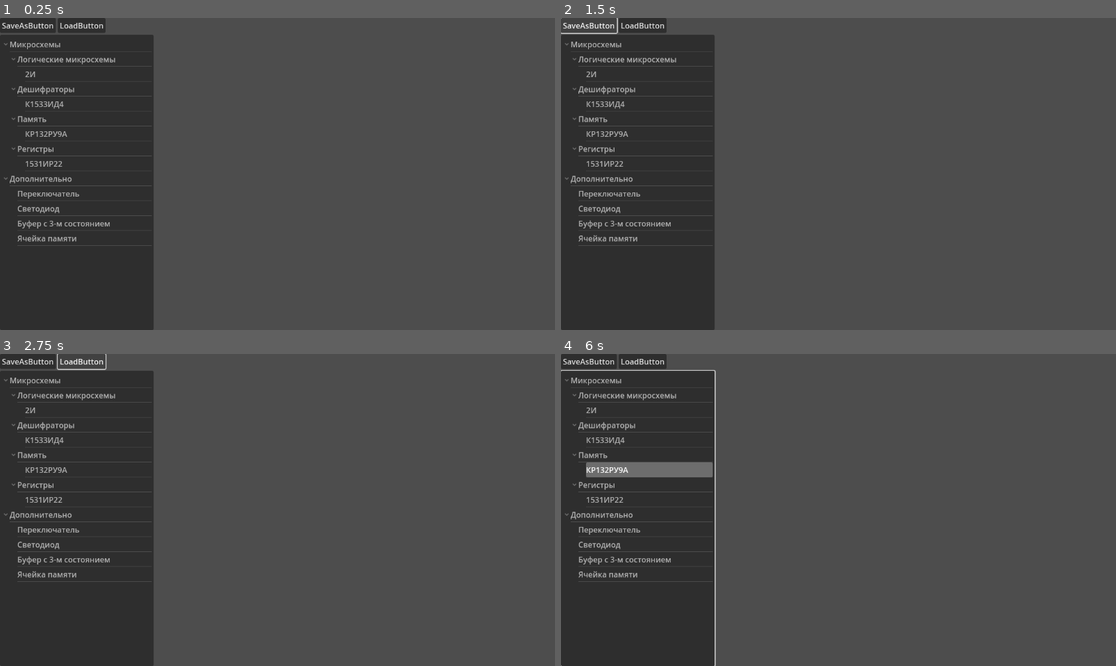
Above: before the commit, frames 1-4 (two rows, left to right).
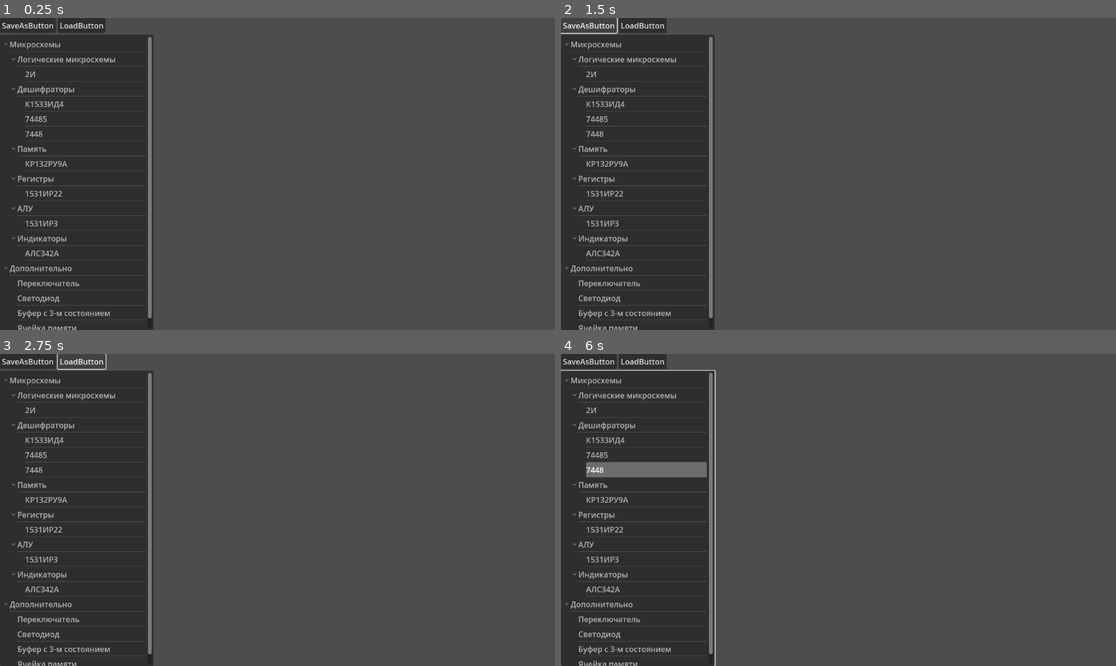
Above: after the commit, the same moments.

Repository: Andrien777/tvbuilder-m
Game: Godot game, scene res://ui/main_scene.tscn
Two runs of this game, one before a commit and one after it. Both use one fixed random seed, a clock stepped at 60 frames per second and the inputs below. The engine's default icon, where the game draws it, is replaced by a stand-in: a white triangle on a blue panel in a dark square.
Inputs (mouse positions are in pixels of both pictures, inside the frame that each line leads up to):
- Up to frame 1 (0.25 s): no input
- Up to frame 2 (1.5 s): tap Enter at 0.5 s; move the mouse to (960, 158) at 0.52 s; press the mouse at (960, 158) at 0.53 s; release the mouse at (960, 158) at 1.25 s; click "SaveAsButton" at 1.25 s
- Up to frame 3 (2.75 s): click "LoadButton" at 2 s
- Up to frame 4 (6 s): drag from (727, 525) to (810, 572) at 2.77 s; move the mouse to (894, 441) at 3.52 s; press the mouse at (894, 441) at 3.53 s; tap Mouse wheel up (ZoomUp) at 3.6 s; release the mouse at (894, 441) at 4.25 s; drag from (810, 572) to (672, 463) at 4.27 s; move the mouse to (1005, 556) at 5.02 s; hold Shift 5.03-5.75 s; click (1005, 556) at 5.3 s; drag from (672, 463) to (755, 432) at 5.77 s

The runs differ from the first frame. In frame 1, 2.3% of the frame differs, in the area x 0-28%, y 6-100%; in frame 2, 2.3%; in frame 3, 2.3%; in frame 4, 2.3%.

Commit message:
Added some ICs

Diff:
--- a/components/circuit_component.gd
+++ b/components/circuit_component.gd
@@ -31,6 +31,12 @@
 	sprite.texture = test_texture
 	sprite.modulate = Color(0.0, 0.0, 0.0, 1.0)
 	# Render texture and set height-width
+	#Label
+	var label = Label.new()
+	label.position = self.position
+	label.z_index = 2
+	label.text = self.readable_name
+	add_child(label)
 	add_child(hitbox)
 	add_child(sprite)
 	initialize_pins(spec.pinSpecifications, test_texture.get_size())
--- a/components/ic/alu/K513IP3.gd
+++ b/components/ic/alu/K513IP3.gd
@@ -1,17 +1,16 @@
 extends CircuitComponent
 class_name K513IP3
-var m:
-	get: pin(8)
-var c:
-	get: pin(7)
+
 func _process_signal():
 	var a = ((pin(2).high as int)) | ((pin(23).high as int)<<1) | ((pin(21).high as int)<<2) | ((pin(19).high as int)<<3)
 	var b  = ((pin(1).high as int)) | ((pin(22).high as int)<<1) | ((pin(20).high as int)<<2) | ((pin(18).high as int)<<3)
 	var s =	((pin(6).high as int)) | ((pin(5).high as int)<<1) | ((pin(4).high as int)<<2) | ((pin(3).high as int)<<3)
 	var carry_out = false
 	var cc = false # If only i knew what this is
+	var m = pin(8).high
+	var c = pin(7).high
 	var f = 0 # Function result
-	if not m:
+	if not m: # I stole this part from the original TVB and removed "case" and "break"
 		match s:
 			0:
 				f = a
@@ -116,5 +115,15 @@
 			15:
 				f = a;
 	pin(14).state = a==b# Write comparator output
-	if(not cc) and (f & 16):
-		pass # Set the carry output
+	if((not cc) and (f & 16)) or carry_out:
+		pin(16).set_high() # Set the carry output
+	else:
+		pin(16).set_low()
+
+	write_output(f)
+
+func write_output(f:int):
+	pin(9).state = f & 1
+	pin(10).state = f & (1<<1)!=0
+	pin(11).state = f & (1<<2)!=0
+	pin(13).state = f & (1<<3)!=0
--- a/components/ic/configs/513IP3.json
+++ b/components/ic/configs/513IP3.json
@@ -59,10 +59,10 @@
 		}
 		,{
 			"index": 8,
-			"direction": "DIRECTION_OUTPUT",
+			"direction": "DIRECTION_INPUT",
 			"position": "BOTTOM",
-			"readable_name": "Да кто его знает что это",
-			"description": "Ничего не написали в доках",
+			"readable_name": "M",
+			"description": "Включение переносов внутри схемы",
 			"dependencies": []
 		},{
 			"index": 9,
--- a/components/ic/configs/7448.json
+++ b/components/ic/configs/7448.json
@@ -1,5 +1,5 @@
 {
-	"name":"К1533ИД4",
+	"name":"7448",
 	"num_pins": 16,
 	"height": 25,
 	"width": 25,
--- a/components/ic/configs/ALS324A.json
+++ b/components/ic/configs/ALS324A.json
@@ -21,7 +21,7 @@
 			"dependencies": []
 		},{
 			"index": 3,
-			"direction": "DIRECTION_INPUT",
+			"direction": "DIRECTION_INPUT_OUTPUT",
 			"position": "BOTTOM",
 			"readable_name": "??",
 			"description": "",
@@ -77,8 +77,8 @@
 			"index": 15,
 			"direction": "DIRECTION_INPUT",
 			"position": "TOP",
-			"readable_name": "Eb",
-			"description": "Сигнал включения B",
+			"readable_name": "??",
+			"description": "??",
 			"dependencies": []
 		}
 		,{
--- a/components/ic/demux/7448.gd
+++ b/components/ic/demux/7448.gd
@@ -1,6 +1,31 @@
 extends CircuitComponent
 class_name D_7448
-
-
+var outs:Array[Pin]
+static var lut = {
+	0:[1,1,1,1,1,1,0],
+	1:[0,1,1,0,0,0,0],
+	2:[1,1,0,1,1,0,1],
+	3:[1,1,1,1,0,0,1],
+	4:[0,1,1,0,0,1,1],
+	5:[0,1,1,1,0,1,1],
+	6:[0,0,1,1,1,1,1],
+	7:[1,1,1,0,0,0,0],
+	8:[1,1,1,1,1,1,1],
+	9:[1,1,1,0,0,1,1],
+	10:[0,0,0,1,1,0,1],
+	11:[0,0,1,1,0,0,1],
+	12:[0,1,0,0,0,1,1],
+	13:[1,0,0,1,0,1,1],
+	14:[0,0,0,1,1,1,1],
+	15:[0,0,0,0,0,0,0]
+	}
+func _ready():
+	outs  = [pin(13),pin(12),pin(11),pin(10),pin(9),pin(15),pin(14)]
 func _process_signal():
-	pass
+	var a = ((pin(7).high as int)) | ((pin(1).high as int)<<1) | ((pin(2).high as int)<<2) | ((pin(6).high as int)<<3)
+	if(pin(3).high): # LT
+		pass
+	if(pin(5).low): # Don`t handle RBI for now
+		pass
+	for i in range(0,8):
+		outs[i] = lut[a][i]
--- a/components/ic/demux/74485.gd
+++ b/components/ic/demux/74485.gd
@@ -1,6 +1,19 @@
 extends CircuitComponent
 class_name D_74485
-
+var res_pins_1: Array[Pin]
+var res_pins_2: Array[Pin]
+func _ready():
+	res_pins_1 = [pin(6),pin(7),pin(8),pin(9)]
+	res_pins_2 = [pin(11),pin(12),pin(13),pin(14)]
 
 func _process_signal():
-	pass
+	if(pin(16).high and pin(15).high):
+		var a = ((pin(5).high as int)) | ((pin(4).high as int)<<1) | ((pin(3).high as int)<<2) | ((pin(2).high as int)<<3) | ((pin(1).high as int)<<4)| ((pin(19).high as int)<<5) | ((pin(18).high as int)<<6) | ((pin(17).high as int)<<7)
+		var t1 = a%10
+		var t2 = a/10%10
+		for _pin in res_pins_1:
+			_pin.state = t1&1
+			t1 = t1>>1
+		for _pin in res_pins_2:
+			_pin.state = t2&1
+			t2 = t2>>1
--- a/components/ic/indicators/ALS324A.gd
+++ b/components/ic/indicators/ALS324A.gd
@@ -1,11 +1,35 @@
-extends Node
+extends CircuitComponent
+class_name ALS324A
+static var lut = {
+	[1,1,1,1,1,1,0]:0,
+	[0,1,1,0,0,0,0]:1,
+	[1,1,0,1,1,0,1]:2,
+	[1,1,1,1,0,0,1]:3,
+	[0,1,1,0,0,1,1]:4,
+	[0,1,1,1,0,1,1]:5,
+	[0,0,1,1,1,1,1]:6,
+	[1,1,1,0,0,0,0]:7,
+	[1,1,1,1,1,1,1]:8,
+	[1,1,1,0,0,1,1]:9,
+	[0,0,0,1,1,0,1]:10,
+	[0,0,1,1,0,0,1]:11,
+	[0,1,0,0,0,1,1]:12,
+	[1,0,0,1,0,1,1]:13,
+	[0,0,0,1,1,1,1]:14,
+	[0,0,0,0,0,0,0]:15
+	}
+var label
+func _init():
+	label = Label.new()
+	label.position = self.position + Vector2(-20,-20)
+	label.z_index = 2
+	label.text = "test"
+	add_child(label)
 
+func _process_signal():
+	var inputs = [pin(14).high as int,pin(13).high as int,pin(8).high as int,pin(7).high as int,pin(6).high as int ,pin(1).high as int ,pin(2).high as int]
 
-# Called when the node enters the scene tree for the first time.
-func _ready() -> void:
-	pass # Replace with function body.
-
-
-# Called every frame. 'delta' is the elapsed time since the previous frame.
-func _process(delta: float) -> void:
-	pass
+	if inputs in lut.keys():
+		label.text = str(lut[inputs])
+	else:
+		label.text = "?"
--- a/ui/ic_elements_tree/tree_config.json
+++ b/ui/ic_elements_tree/tree_config.json
@@ -21,6 +21,16 @@
 							"ic_name": "К1533ИД4",
 							"config_path": "res://components/ic/configs/K1533ID4.json",
 							"logic_class_path": "res://components/ic/demux/K1533ID4.gd"
+						},
+						{
+							"ic_name": "74485",
+							"config_path": "res://components/ic/configs/74485.json",
+							"logic_class_path": "res://components/ic/demux/74485.gd"
+						},
+						{
+							"ic_name": "7448",
+							"config_path": "res://components/ic/configs/7448.json",
+							"logic_class_path": "res://components/ic/demux/7448.gd"
 						}
 					]
 				},
@@ -40,6 +50,24 @@
 							"ic_name": "1531ИР22",
 							"config_path": "res://components/ic/configs/K1531IR22.json",
 							"logic_class_path": "res://components/ic/registers/K1531IR22.gd"
+						}
+					]
+				},{
+					"group_name": "АЛУ",
+					"subelements": [
+						{
+							"ic_name": "1531ИР3",
+							"config_path": "res://components/ic/configs/513IP3.json",
+							"logic_class_path": "res://components/ic/alu/K513IP3.gd"
+						}
+					]
+				},{
+					"group_name": "Индикаторы",
+					"subelements": [
+						{
+							"ic_name": "АЛС342А",
+							"config_path": "res://components/ic/configs/ALS324A.json",
+							"logic_class_path": "res://components/ic/indicators/ALS324A.gd"
 						}
 					]
 				}
